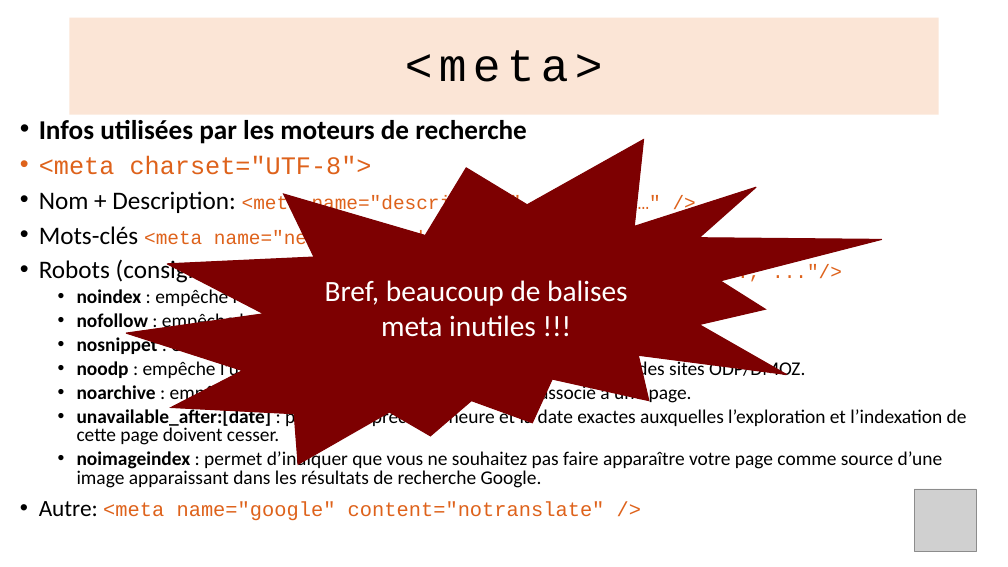
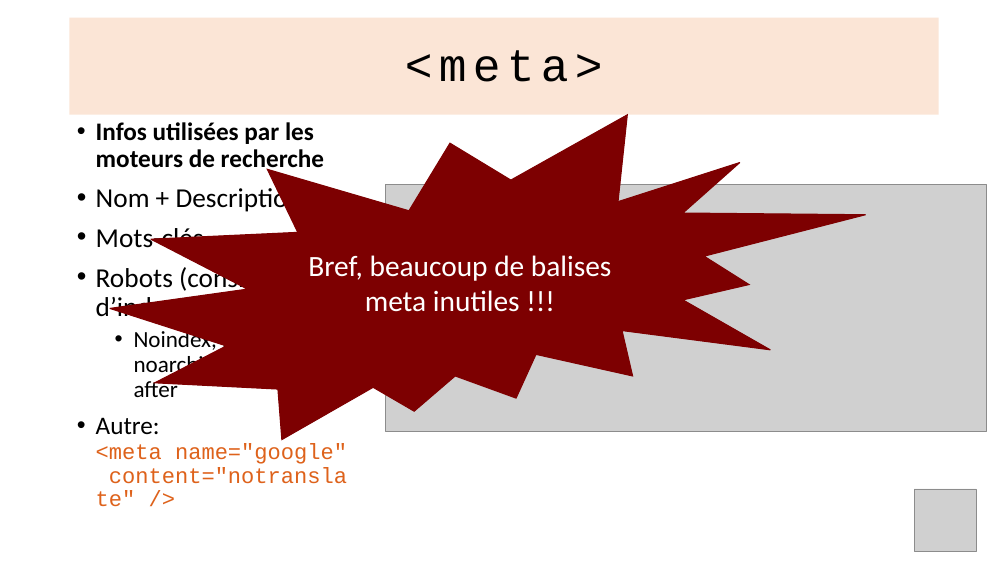
Before and after one commit to CharlotteTusset/Workshop-HTML, a slide deck: slide 14 of Matériel/Workshop - HTML.pptx. Drawn at 1008x567 pixels with LibreOffice and Linux fonts; fonts in the diff are those of the drawing; grey boxes stand for pictures. Boxes give left, top, right and bottom in pixels: in the first picture for what was removed or moved away, otherwise in the second. Text is boxed around its words. In the diff, an @@ line names an element or a change of style, - is before the commit and + after.

```diff
--- a/Matériel/Workshop - HTML.pptx
+++ b/Matériel/Workshop - HTML.pptx
@@ text "Infos utilisées par les moteurs ..." moved from (x1=39, y1=120, x2=967, y2=521) to (x1=96, y1=122, x2=347, y2=484) @@
@@ irregular seal "Bref, beaucoup de balises meta ..." moved from (x1=126, y1=139, x2=882, y2=464) to (x1=110, y1=115, x2=866, y2=440) @@
@@ text at (x1=96, y1=122, x2=347, y2=484): size 25.9 to 24 pt in "Infos utilisées par les moteurs de recherche"; size 22.2 to 24 pt in "Autre:"; size 19.4 to 21 pt in "<meta name="google" content="notranslate" />"; line spacing 0.8 to 0.9 @@
@@ text at (x1=96, y1=184, x2=308, y2=397): text changed; size 18.5 to 26 pt @@
-• <meta charset="UTF-8">
-• Nom + Description: <meta name="description" content="…" />
-• Mots-clés <meta name="news_keywords" content=”…, …">
-• Robots (consignes d’indexation): <meta name="robots" content="..., ..."/>
-  • noindex : empêche l’indexation de la page.
-  • nofollow : empêche le robot de suivre les liens de cette page.
-  • nosnippet : empêche l’affichage d’un extrait dans les résultats de recherche.
-  • noodp : empêche l’utilisation d’une description de remplacement tirée des sites ODP/DMOZ.
-  • noarchive : empêche Google d’afficher le lien « En cache » associé à une page.
-  • unavailable_after:[date] : permet de préciser l’heure et la date exactes auxquelles l’exploration et l’indexation de cette page doivent cesser.
-  • noimageindex : permet d’indiquer que vous ne souhaitez pas faire apparaître votre page comme source d’une image apparaissant dans les résultats de recherche Google.
+• Nom + Description
+• Mots-clés
+• Robots (consignes d’indexation):
+  • Noindex, nofollow, noarchive, unavalaible after
@@ picture added at (x1=386, y1=185, x2=986, y2=433) @@
```
Also in this commit, not shown: 5 other slides changed, 8 slides removed, 3 other files.
